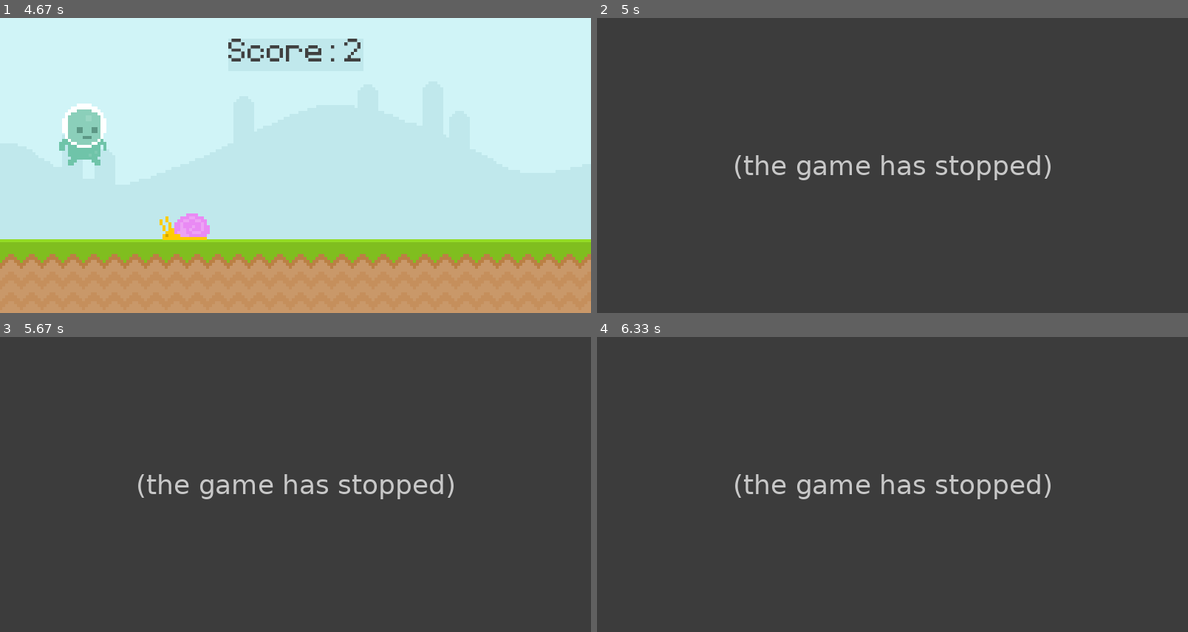
Above: before the commit, frames 1-4 (two rows, left to right).
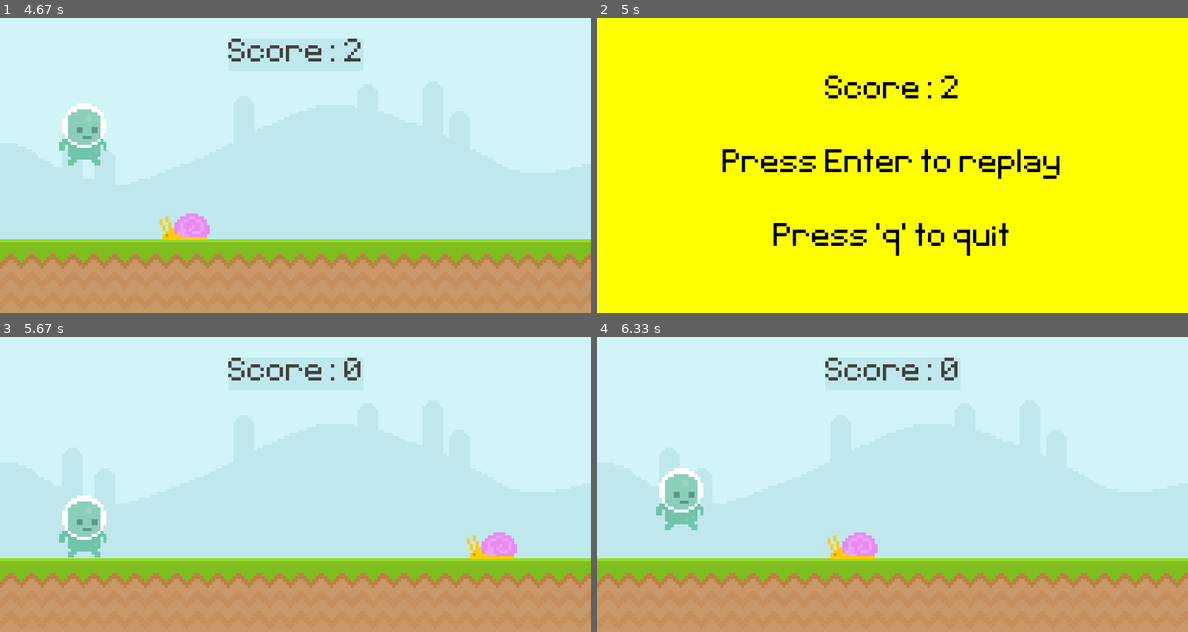
Above: after the commit, the same moments.

Repository: PaoloGuglie/Clear_Code_Tutorials
Game: pygame game, started from introduction to Pygame/project 1/main.py
Two runs of this game, one before a commit and one after it. Both use one fixed random seed, a clock stepped at 60 frames per second and the inputs below.
Inputs:
- Up to frame 1 (4.67 s): tap Space at 0.33, 0.73, 1.03, 1.57, 1.87, 2.63, 3.4, 3.8, 4.1 s
- Up to frame 2 (5 s): tap Space at 4.87 s
- Up to frame 3 (5.67 s): tap Space at 5.17 s; tap Enter at 5.3 s
- Up to frame 4 (6.33 s): tap Space at 5.7, 6 s

Frame 1 is identical in both runs. In frame 2, 100% of the frame differs, in the area x 0-100%, y 0-100%; in frame 3, 100%; in frame 4, 100%.
Before the commit the program exited at 4.8 s; later frames show no game.

Commit message:
Now this is technically a working game, with a scoring system and a game over menu.

Diff:
--- a/introduction to Pygame/project 1/main.py
+++ b/introduction to Pygame/project 1/main.py
@@ -34,49 +34,73 @@
         # Quit
         if event.type == pygame.QUIT:
             quit_game()
-        # Mouse click
-        if event.type == pygame.MOUSEBUTTONDOWN:
-            print(event.pos)
-        # Jump
-        if event.type == pygame.KEYDOWN:
-            if event.key == pygame.K_SPACE:
-                if player_rectangle.y == 215:
-                    PLAYER_GRAVITY = -20
+        # During Gameplay
+        if GAME_ACTIVE:
+            # Jump
+            if event.type == pygame.KEYDOWN:
+                if event.key == pygame.K_SPACE:
+                    if player_rectangle.y == 215:
+                        PLAYER_GRAVITY = -20
+        # During game over screen
+        else:
+            if event.type == pygame.KEYDOWN:
+                if event.key == pygame.K_RETURN:
+                    # Restart the game
+                    GAME_ACTIVE = True
+                    # Reposition the snail
+                    snail_rectangle.left = 800
+                    # Reset score
+                    SCORE = 0
+                    score_surface = text_font.render(f'Score: {SCORE}', True, (64, 64, 64))
+                elif event.key == pygame.K_q:
+                    quit_game()
 
-    # Position the items on the display surface
-    screen.blit(sky_surface, (0, 0))
-    screen.blit(ground_surface, (0, 300))
+    if GAME_ACTIVE:
+        # Position the items on the display surface
+        screen.blit(sky_surface, (0, 0))
+        screen.blit(ground_surface, (0, 300))
 
-    pygame.draw.rect(screen, '#c0e8ec', score_rect)
-    screen.blit(score_surface, score_rect)
+        pygame.draw.rect(screen, '#c0e8ec', score_rect)
+        screen.blit(score_surface, score_rect)
 
-    screen.blit(player_surface, player_rectangle)
-    screen.blit(snail_surface, snail_rectangle)
+        screen.blit(player_surface, player_rectangle)
+        screen.blit(snail_surface, snail_rectangle)
 
-    # Move the player
-    if PLAYER_GRAVITY < 0 or player_rectangle.y != 215:
-        PLAYER_GRAVITY += 1
-        player_rectangle.y += PLAYER_GRAVITY
+        # Move the player in the air
+        if PLAYER_GRAVITY < 0 or player_rectangle.y != 215:
+            PLAYER_GRAVITY += 1
+            player_rectangle.y += PLAYER_GRAVITY
 
-    # Move the snail
-    snail_rectangle.x -= SNAIL_SPEED
-    # Check if the snail reached end of screen
-    if snail_rectangle.right <= 0:
-        # Move snail back to start
-        snail_rectangle.left = 800
-        # Update score
-        SCORE += 1
-        score_surface = text_font.render(f'Score: {SCORE}', True, (64, 64, 64))
+        # Move the snail
+        snail_rectangle.x -= SNAIL_SPEED
+        # Check if the snail reached end of screen
+        if snail_rectangle.right <= 0:
+            # Move snail back to start
+            snail_rectangle.left = 800
+            # Update score
+            SCORE += 1
+            score_surface = text_font.render(f'Score: {SCORE}', True, (64, 64, 64))
 
-    # Check for collision
-    if player_rectangle.colliderect(snail_rectangle):
-        print(f"Snail collision! Score: {SCORE}")
-        quit_game()
+        # Check for player-snail collision
+        if player_rectangle.colliderect(snail_rectangle):
+            GAME_ACTIVE = False
 
-    # Check for mouse collision with the player
-    mouse_position = pygame.mouse.get_pos()
-    if player_rectangle.collidepoint(mouse_position):
-        print("Mouse collision!")
+    else:
+        # Game over screen
+        screen.fill('Yellow')
+
+        final_score_surface = text_font.render(f"Score: {SCORE}", True, 'Black')
+        final_score_rect = final_score_surface.get_rect(center=(400, 100))
+
+        replay_msg_surface = text_font.render("Press Enter to replay", True, 'Black')
+        replay_msg_rect = replay_msg_surface.get_rect(center=(400, 200))
+
+        quit_msg_surface = text_font.render("Press 'q' to quit", True, 'Black')
+        quit_msg_text = quit_msg_surface.get_rect(center=(400, 300))
+
+        screen.blit(final_score_surface, final_score_rect)
+        screen.blit(replay_msg_surface, replay_msg_rect)
+        screen.blit(quit_msg_surface, quit_msg_text)
 
     # Update everything
     pygame.display.update()
--- a/introduction to Pygame/project 1/settings.py
+++ b/introduction to Pygame/project 1/settings.py
@@ -2,6 +2,10 @@
 WIDTH = 800
 HEIGHT = 400
 CAPTION = "Runner"
+
+# Gameplay
+GAME_ACTIVE = True
+SCORE = 0
 
 # Clock
 FRAME_RATE = 60
@@ -12,6 +16,3 @@
 
 # Physics
 PLAYER_GRAVITY = 0
-
-# Gameplay
-SCORE = 0
